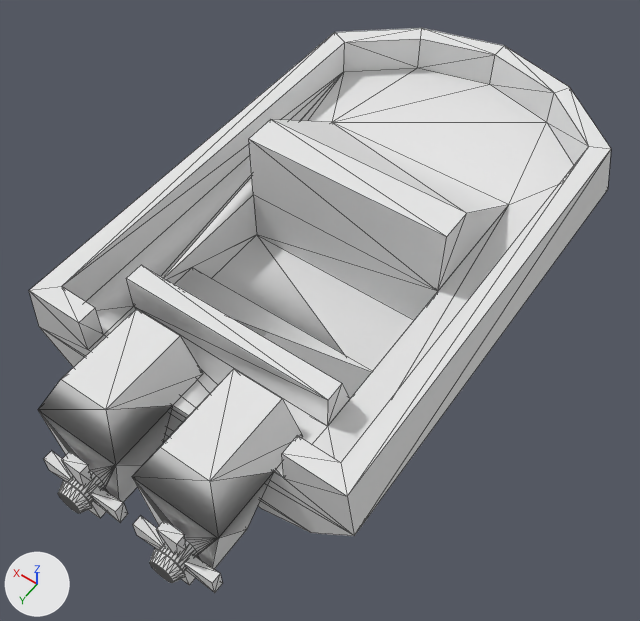
One commit to the OBJ model Assets/Watercraft pack/watercraftPack_012.obj: the scene before it, then after it.
The view is the same before and after, from a 50 mm camera at (-1.63, 2.17, 3.68) aimed at (-0.04, -0.05, 0.18). The axes (+X, +Y, +Z) are drawn at lower left. The lights are the same throughout. Mesh edges are drawn as thin lines. Where no turn or scale is listed for an object, it has been applied to the vertices.

Objects in the first picture: 'watercraftPack_012'.
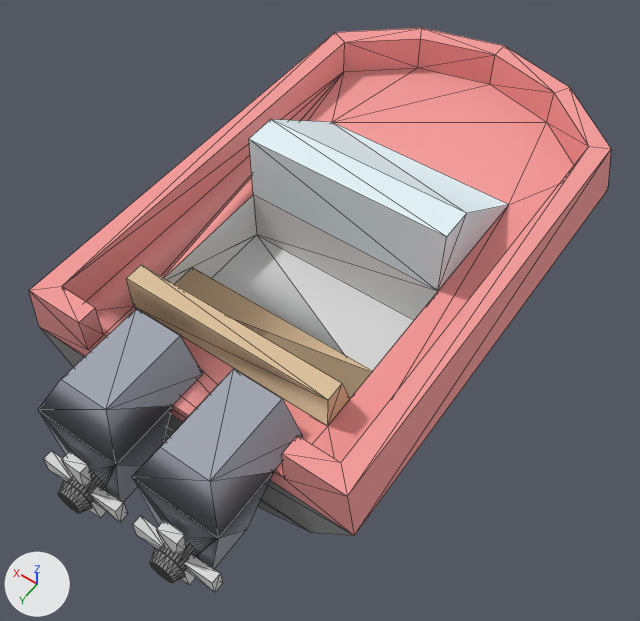
Location of each change, (x1, y1, x2, y2) in pixels of the pictures (640 x 621 px):
'watercraftPack_012', recoloured
    both: (29, 28, 611, 583)

What the commit changed:
Material 'Dark_blue_metal' (mat_dark_blue_metal) changes colour from white #e7e7e7 to grey #a3a7b2; in linear values from (0.8, 0.8, 0.8) to (0.365, 0.384, 0.447).
Material 'Dark_metal' (mat_dark_metal) changes colour from white #e7e7e7 to grey #8d8d8d; in linear values from (0.8, 0.8, 0.8) to (0.267, 0.267, 0.267).
Material 'Wood' (mat_wood) changes colour from white #e7e7e7 to beige #dec29c; in linear values from (0.8, 0.8, 0.8) to (0.729, 0.537, 0.333).
Material 'Red_metal' (mat_red_metal) changes colour from white #e7e7e7 to pink #f59c9a; in linear values from (0.8, 0.8, 0.8) to (0.91, 0.333, 0.325).
